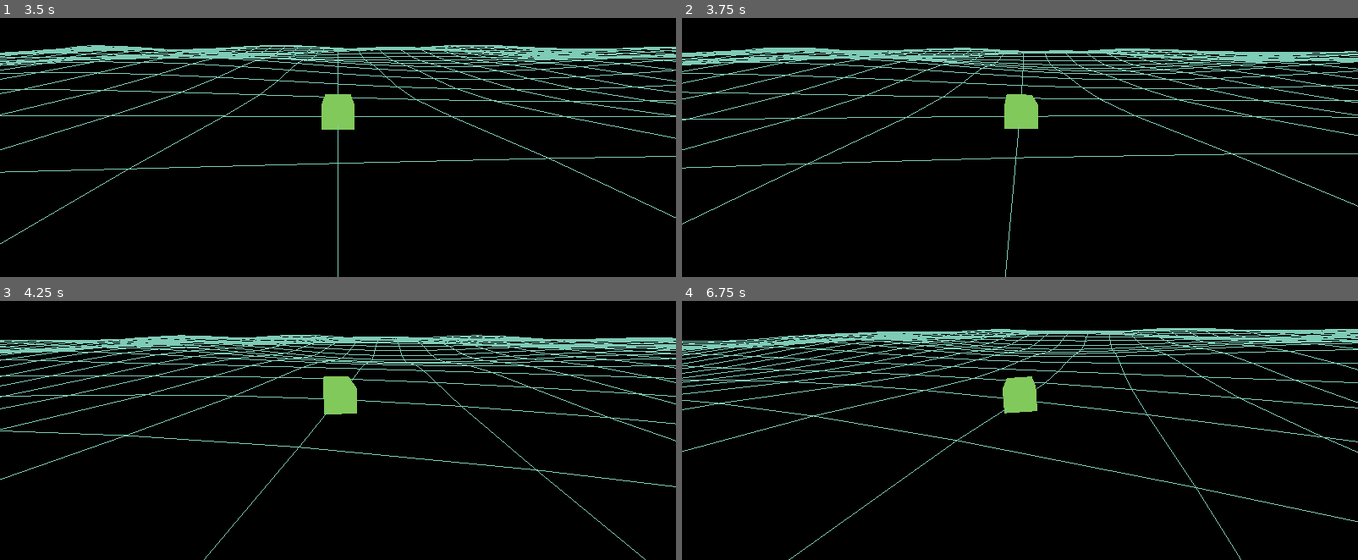
Above: before the commit, frames 1-4 (two rows, left to right).
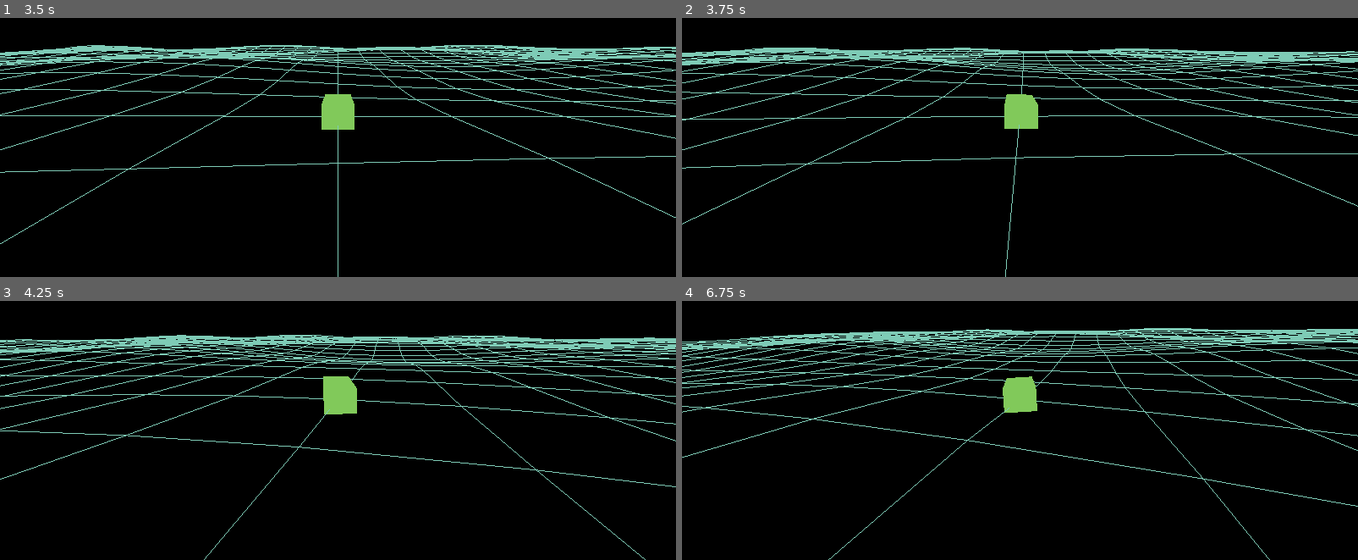
Above: after the commit, the same moments.

Repository: kieranajp/FATHOM.EXE
Game: Godot game, scene res://scenes/Main.tscn
Same seed, same stepped clock (60 frames per second), same inputs: the game is played once before the commit and once after it.
Inputs (mouse positions are in pixels of both pictures, inside the frame that each line leads up to):
- Up to frame 1 (3.5 s): tap Enter at 0.5 s; move the mouse to (486, 67) at 0.52 s; hold W (sail_up) 0.53-1.25 s; hold Space (aim) 0.53-1.25 s; click (486, 67) at 0.67 s; drag from (202, 106) to (304, 163) at 1.27 s; move the mouse to (outside the picture) at 2.02 s; hold W (sail_up) 2.03-2.75 s; hold 2 (ammo_chain) 2.03-2.75 s; drag from (304, 163) to (135, 30) at 2.77 s
- Up to frame 2 (3.75 s): move the mouse to (1222, 144) at 3.52 s; hold S (sail_down) from 3.53 s (still down); hold A (steer_port) from 3.53 s (still down)
- Up to frame 3 (4.25 s): keep holding S (sail_down); keep holding A (steer_port)
- Up to frame 4 (6.75 s): release S (sail_down) at 4.25 s; release A (steer_port) at 4.25 s; drag from (817, 313) to (outside the picture) at 4.27 s; move the mouse to (1053, 370) at 5.02 s; hold S (sail_down) 5.03-5.75 s; hold Shift 5.03-5.75 s; click (1053, 370) at 5.17 s; drag from (outside the picture) to (884, 389) at 5.77 s; move the mouse to (1168, 350) at 6.52 s; hold W (sail_up) from 6.53 s (still down); tap Ctrl at 6.6 s

Frame 1 is identical in both runs. In frame 2, less than 0.1% of the frame differs, in the area x 0-100%, y 11-94%; in frame 3, 1.2%; in frame 4, 7.9%, in the area x 0-100%, y 10-100%.

Commit message:
tune: T02 — match JS reference for wind cadence + irons feel
* tune: T02 wind — document lerp rate matches JS reference (~1.2/s)

Investigated playtest complaint that wind shifts feel aggressive.
WindSystem already uses frame-rate-independent `1 - exp(-rate * dt)`
easing and `angle_lerp_rate = 1.2` exactly matches JS:
  -ln(1 - 0.02) * 60 ≈ 1.21 /s
so the current value is correct vs the JS reference.

The complaint likely reflects the inherent JS feel — after each
25-55 s target reshuffle the angle closes ~70 % of the gap in the
first second. Lowering further would diverge from JS; flagging in
the PR rather than silently retuning.

No value change. Comment rewritten so a future agent doesn't get
the wrong impression of the convention.

* tune: T02 speed easing — match JS reference (~0.04/s) so irons feels survivable

speed_ease_rate was 1.2, giving ln(6)/1.2 ≈ 1.5 s to drop from
6 → 1 kn pointing into the wind. Playtest feedback: ship slams to a
halt almost instantly when caught in irons.

JS reference is `speed += (target - speed) * 0.04 * dt` (game.js:2773)
i.e. continuous rate k=0.04. That gives ln(6)/0.04 ≈ 44.8 s instead.
No formula change — just the tunable.

Before / after measured via headless probe (target_speed=0, start 6 kn):
              t=1s    t=5s    t=10s   t=30s   t=45s
  k=1.2 :    1.81    0.02    ~0      ~0      ~0
  k=0.04:    5.77    4.91    4.02    1.81    0.99

Rewrote the @export comment to spell out the per-second-rate
convention so a future agent doesn't bump this back for "feel".

* tune: T02 rudder centring — match JS reference (~30.6/s)

JS self-centres the rudder with `rudder *= 0.6` per frame at 60 Hz
which equates to a continuous rate of -ln(0.6)*60 ≈ 30.6 /s — i.e.
the wheel snaps back fast. Godot was at 6.0 /s (5× slower), so on
A/D release the rudder lingered.

Non-blocking per the brief but trivial to align while in the file.

Diff:
--- a/data/tuning/sailing.tres
+++ b/data/tuning/sailing.tres
@@ -4,10 +4,10 @@
 
 [resource]
 script = ExtResource("1")
-speed_ease_rate = 1.2
+speed_ease_rate = 0.04
 rudder_input_rate = 6.0
 rudder_max = 1.0
-rudder_center_rate = 6.0
+rudder_center_rate = 30.6
 turn_factor = 1.8
 turn_factor_speed = 0.45
 turn_scale = 0.22
--- a/scripts/resources/sailing_tuning.gd
+++ b/scripts/resources/sailing_tuning.gd
@@ -7,16 +7,28 @@
 # update the curve function AND the regression tests as a coordinated change.
 class_name SailingTuning extends Tuning
 
-# Speed easing toward target_speed (per-second factor). JS uses 0.04 * dt with
-# dt in seconds — frame-rate dependent in JS. Here we use exp() easing for
-# frame-rate independence; the multiplier picks the time-to-reach. ~4 s to 95%.
-@export var speed_ease_rate: float = 1.2
+# Speed easing toward target_speed.
+#
+# CONVENTION: per-second rate, used via `1 - exp(-rate * dt)` in player_ship.gd.
+# rate=k means the gap to target closes at fraction `k` per second in the
+# continuous limit; time-to-X-of-gap-remaining = ln(1/X)/k. E.g. with k=0.04,
+# 6 → 1 kn (target 0) takes ln(6)/0.04 ≈ 44.8 s.
+#
+# JS reference: `speed += (target - speed) * 0.04 * dt` (game.js:2773) — Euler
+# integration of dv/dt = 0.04 * (target - speed), i.e. continuous rate k=0.04.
+# DO NOT bump this to make ships "snappier" — see in-irons playtest feedback;
+# JS feel is deliberately slow so being caught head-to-wind isn't instant death.
+@export var speed_ease_rate: float = 0.04
 
 # Rudder dynamics. JS: rudder ± 0.18 per "key tick", * 0.6 self-center per tick.
-# We use per-second rates so behaviour is dt-independent.
+# We use per-second rates so behaviour is dt-independent (see speed_ease_rate
+# comment above for the convention).
+#
+# rudder_center_rate JS equivalence: `rudder *= 0.6` per frame @ 60 Hz →
+# continuous rate -ln(0.6)*60 ≈ 30.6/s. The wheel snaps to centre fast.
 @export var rudder_input_rate: float = 6.0      # rad/s of rudder per key held
 @export var rudder_max: float = 1.0
-@export var rudder_center_rate: float = 6.0     # how fast rudder eases to 0 on release
+@export var rudder_center_rate: float = 30.6    # how fast rudder eases to 0 on release
 
 # Steering response: turn_rate = (turn_factor + speed * turn_factor_speed) * rudder * turn_scale
 @export var turn_factor: float = 1.8
--- a/scripts/resources/wind_tuning.gd
+++ b/scripts/resources/wind_tuning.gd
@@ -2,10 +2,17 @@
 # Authored in data/tuning/wind.tres.
 class_name WindTuning extends Tuning
 
-# Wind angle lerp factor per frame in JS (0.02). To stay frame-rate independent
-# we treat this as a per-second rate via exp() easing in WindSystem.
-# JS @ 60 Hz, factor 0.02 ≈ time-constant of 50 frames ≈ 0.83 s.
-# A per-second rate of ~1.2 reproduces the same feel.
+# Wind angle drift toward target_angle.
+#
+# CONVENTION: per-second rate, used via `1 - exp(-rate * dt)` in WindSystem
+# (matches sailing_tuning.gd's convention). rate=k means the angular gap to
+# target closes at fraction `k` per second in the continuous limit; half-life
+# = ln(2)/k. At k=1.2 the half-life is ~0.58 s and 99% closes in ~3.8 s.
+#
+# JS reference: `nextAngle = currentAngle + diff * 0.02` per frame @ 60 Hz
+# (game.js:849) — equivalent continuous rate -ln(1-0.02)*60 ≈ 1.21/s. The angle
+# converges quickly after a target reshuffle, then sits stable until the next
+# 25–55s timer expires. Don't lower this past JS feel without a design call.
 @export var angle_lerp_rate: float = 1.2
 
 # Target reshuffle cadence (seconds). JS: 25 + random()*30 → 25..55.
